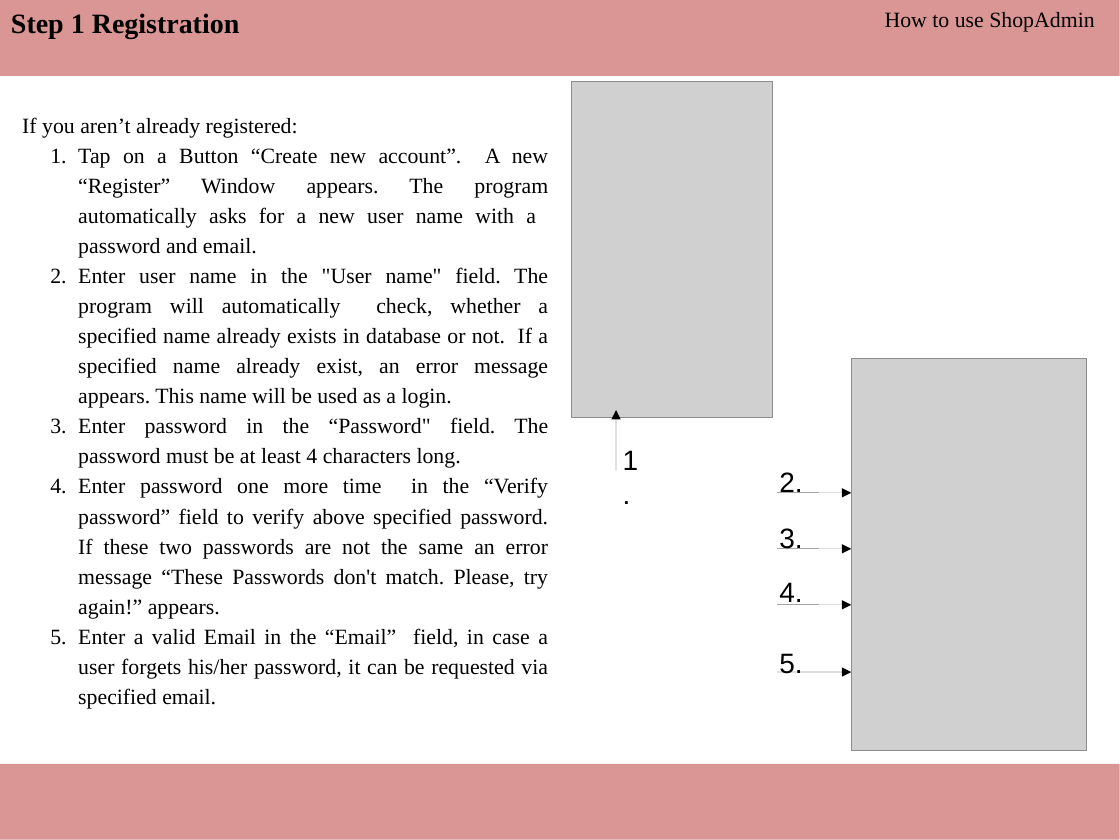
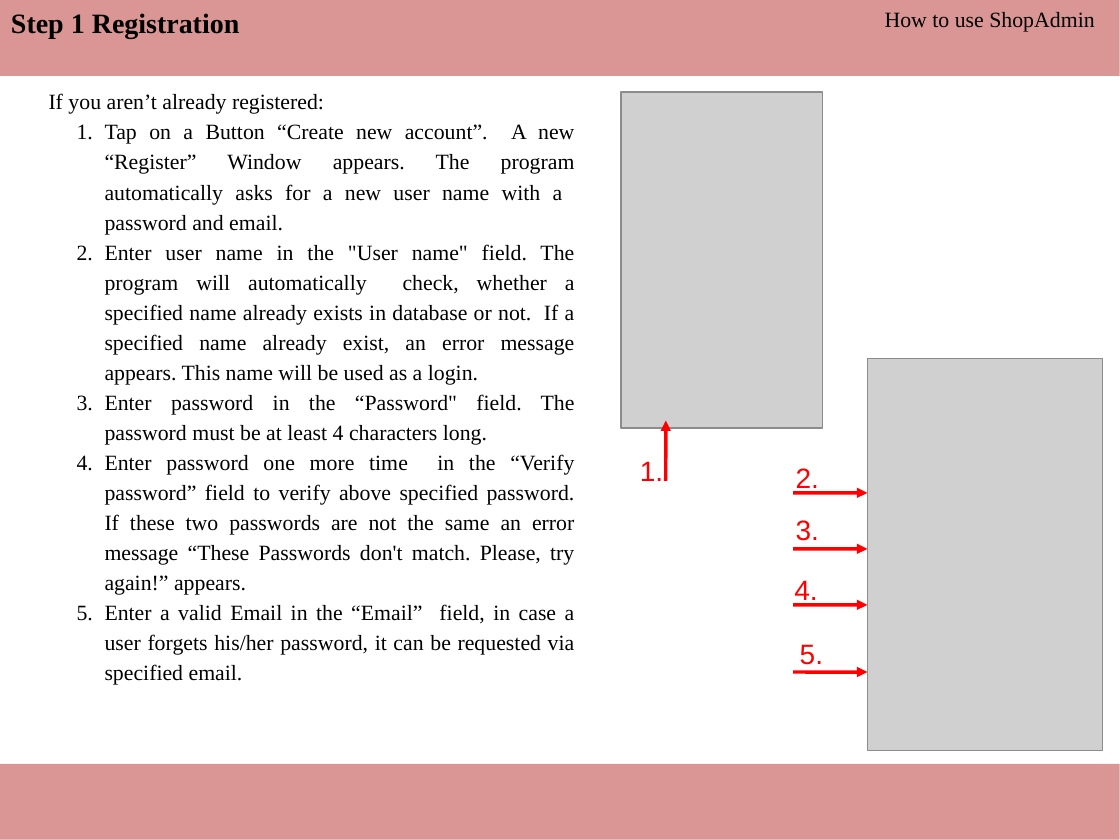
Before and after one commit to ThomasRoehl/ShopAdmin, a slide deck: slide 3 of UserManual/ShopAdmin Handbuch.pptx. Drawn at 1120x840 pixels with LibreOffice and Linux fonts; fonts in the diff are those of the drawing; grey boxes stand for pictures. Boxes give left, top, right and bottom in pixels: in the first picture for what was removed or moved away, otherwise in the second. Text is boxed around its words. In the diff, an @@ line names an element or a change of style, - is before the commit and + after.

```diff
--- a/UserManual/ShopAdmin Handbuch.pptx
+++ b/UserManual/ShopAdmin Handbuch.pptx
@@ text "If you aren’t already registered:": place and size @@
-text "If you aren’t already registered:" at [22,117,548,709]
+text "If you aren’t already registered:" at [49,93,575,685]
@@ picture: place and size @@
-picture at [571,82,773,418]
+picture at [620,92,822,428]
@@ text colour #000000 to #FF0000 in 5 elements at [794,580,817,605], [796,468,819,493], [796,520,819,541], [800,644,823,665], [640,461,663,481] @@
@@ text "1.": place and size @@
-text "1." at [623,450,639,470]
+text "1." at [640,461,663,481]
@@ arrow moved from (616, 470) - (616, 410) to (665, 480) - (665, 420) @@
@@ arrow (665, 480) - (665, 420): stroke #000000 0.75 pt to #FF0000 2.25 pt @@
@@ text "2.": place and size @@
-text "2." at [779,472,802,493]
+text "2." at [796,468,819,493]
@@ text "3.": place and size @@
-text "3." at [779,528,802,549]
+text "3." at [796,520,819,541]
@@ arrow (793, 493) - (867, 493): stroke #000000 0.75 pt to #FF0000 2.25 pt @@
@@ arrow (793, 549) - (867, 549): stroke #000000 0.75 pt to #FF0000 2.25 pt @@
@@ arrow (793, 605) - (867, 605): stroke #000000 0.75 pt to #FF0000 2.25 pt @@
@@ text "5.": place and size @@
-text "5." at [779,653,802,674]
+text "5." at [800,644,823,665]
@@ 4 arrows, 1 picture, 1 text: place and size @@
-4 arrows, 1 picture, 1 text at [777,358,1086,750]
+4 arrows, 1 picture, 1 text at [793,358,1102,750]
@@ arrow (793, 672) - (867, 672): stroke #000000 0.75 pt to #FF0000 2.25 pt @@
```
Also in this commit, not shown: 7 other slides changed, 1 other file.
